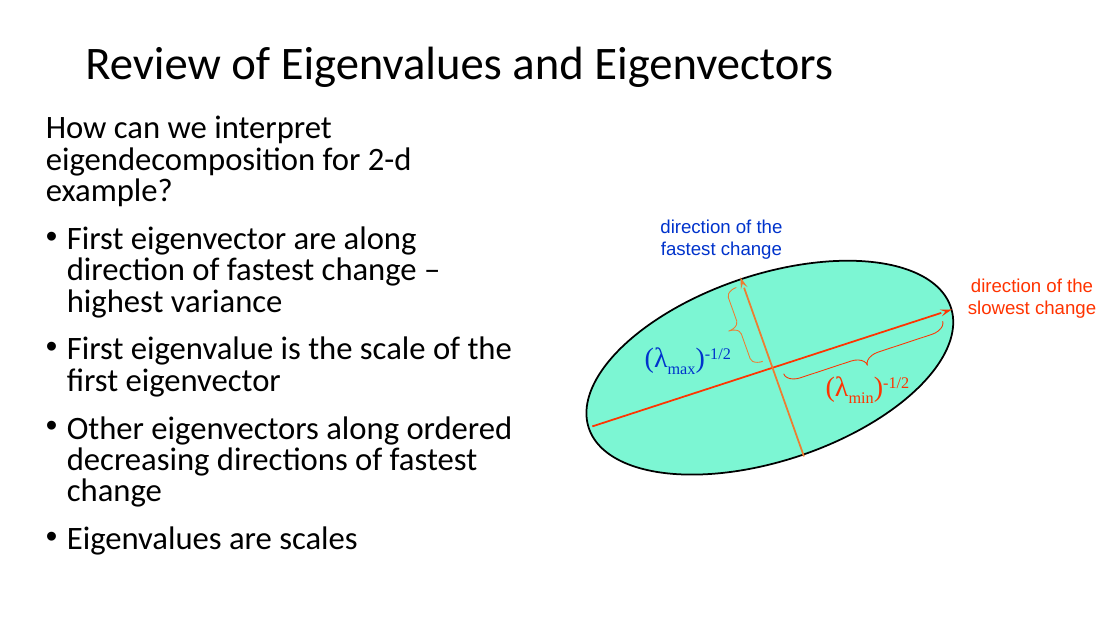
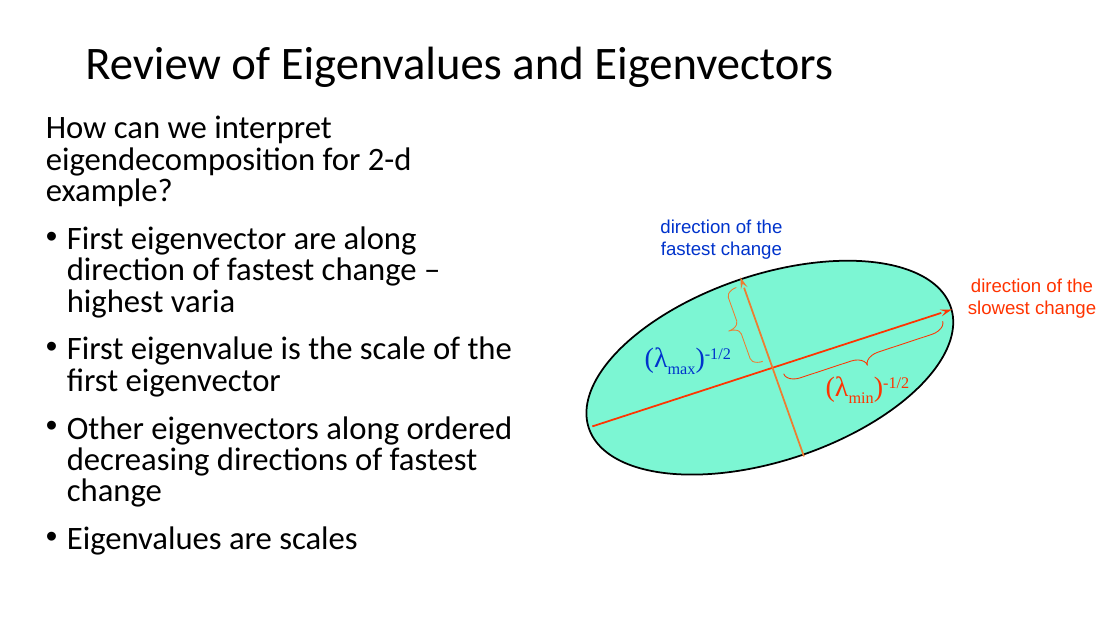
Before and after one commit to StephenElston/CSCI-E25, a slide deck: slide 44 of SuplementaryMaterial/ReviewOfLinearAlgebra.pptx (slide 38 before the commit). Drawn at 1120x630 pixels with LibreOffice and Linux fonts; fonts in the diff are those of the drawing. Boxes give left, top, right and bottom in pixels: in the first picture for what was removed or moved away, otherwise in the second. Text is boxed around its words. In the diff, an @@ line names an element or a change of style, - is before the commit and + after.

Commit message:
Commit of updated linear algebra review slides

```diff
--- a/SuplementaryMaterial/ReviewOfLinearAlgebra.pptx
+++ b/SuplementaryMaterial/ReviewOfLinearAlgebra.pptx
@@ text at (67,226,417,318): text changed @@
-• First eigenvector are along direction of fastest change – highest variance
+• First eigenvector are along direction of fastest change – highest varia
```
Also in this commit, not shown: 4 other slides changed, 6 slides added, 1 slide removed.
